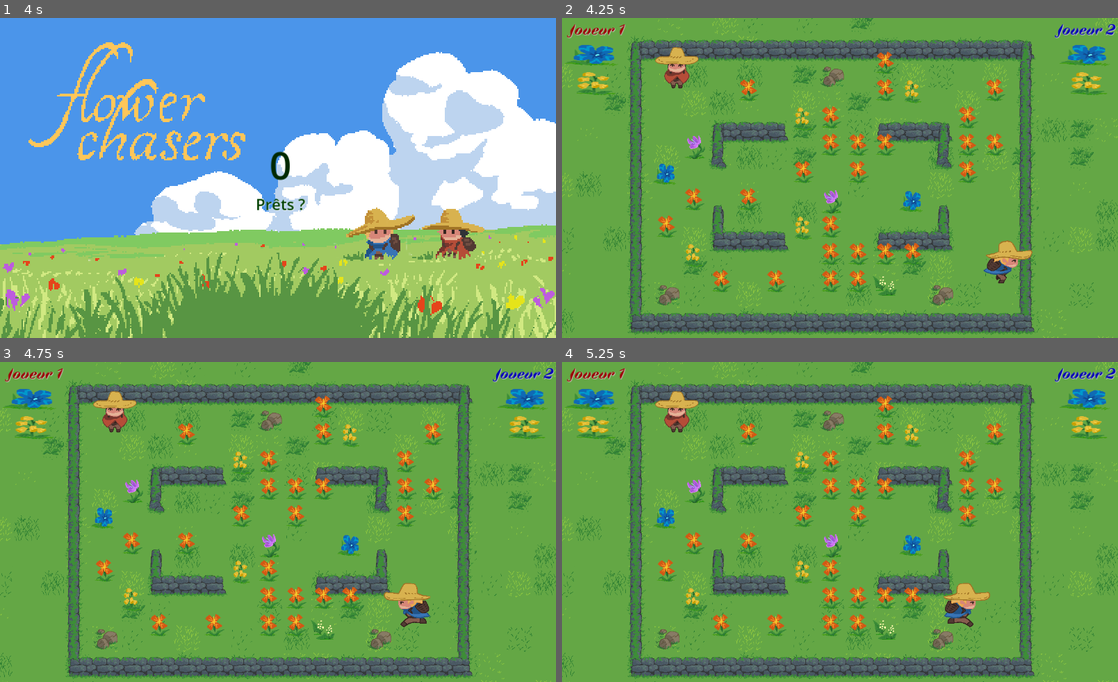
Above: before the commit, frames 1-4 (two rows, left to right).
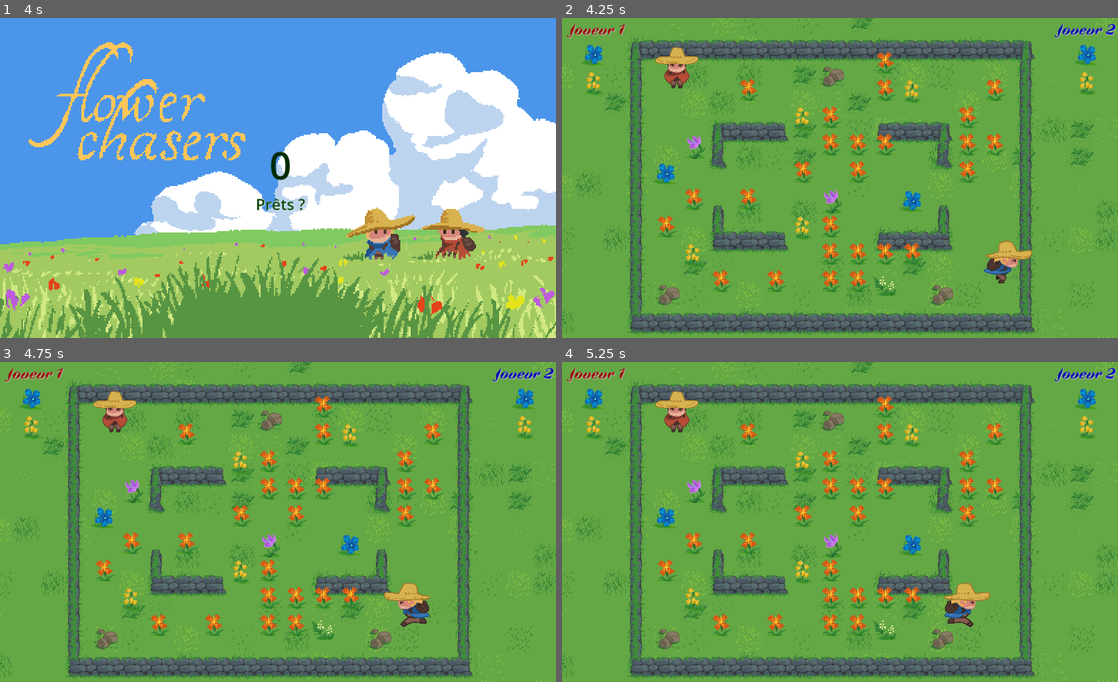
Above: after the commit, the same moments.

Repository: FablabMurat/2025GameJamCantal-1
Game: Godot game, scene res://root.tscn
Same seed, same stepped clock (60 frames per second), same inputs: the game is played once before the commit and once after it.
Inputs:
- Up to frame 1 (4 s): tap Enter (ui_accept) at 0.5, 0.77, 1.52, 3.02, 3.5, 3.77 s; hold Right (ui_right) 0.53-2.03 s; hold Left (ui_left) 2.03-2.78 s; hold Right (ui_right) from 2.78 s (still down)
- Up to frame 2 (4.25 s): keep holding Right (ui_right)
- Up to frame 3 (4.75 s): release Right (ui_right) at 4.28 s; hold Left (ui_left) from 4.28 s (still down); tap Enter (ui_accept) at 4.52 s
- Up to frame 4 (5.25 s): release Left (ui_left) at 5.03 s; hold Right (ui_right) from 5.03 s (still down)

Frame 1 is identical in both runs. In frame 2, 1.0% of the frame differs, in the area x 0-99%, y 8-25%; in frame 3, 1.0%; in frame 4, 1.0%.

Commit message:
Les fleurs dans le panier sont affichées sans stretch - fix #25

Diff:
--- a/TextureRectFlower.gd
+++ b/TextureRectFlower.gd
@@ -2,3 +2,8 @@
 class_name TextureRectFlower
 
 var flowertype
+
+func _init(type) -> void:
+	stretch_mode = STRETCH_KEEP_CENTERED
+	flowertype = type
+	texture = load("res://Ressources/Images/flower_%02d.png" % (type))
--- a/niveau.gd
+++ b/niveau.gd
@@ -109,9 +109,7 @@
 		for i in range(0,listflowers.size()) :
 			if listflowers[i] != 0 :
 				for n in range(0,listflowers[i]) :
-					var ctrlImage = TextureRectFlower.new()
-					ctrlImage.flowertype = i + 1
-					ctrlImage.texture = load("res://Ressources/Images/flower_%02d.png" % (i+1))
+					var ctrlImage = TextureRectFlower.new(i+1)
 					if nj == 1 :
 						%VBoxContainer1.add_child(ctrlImage)
 					elif nj == 2 :
--- a/niveau.tscn
+++ b/niveau.tscn
@@ -66,7 +66,6 @@
 unique_name_in_owner = true
 layout_mode = 2
 size_flags_horizontal = 0
-size_flags_vertical = 0
 
 [node name="Label" type="Label" parent="PanelContainer/VBoxContainer1"]
 layout_mode = 2
